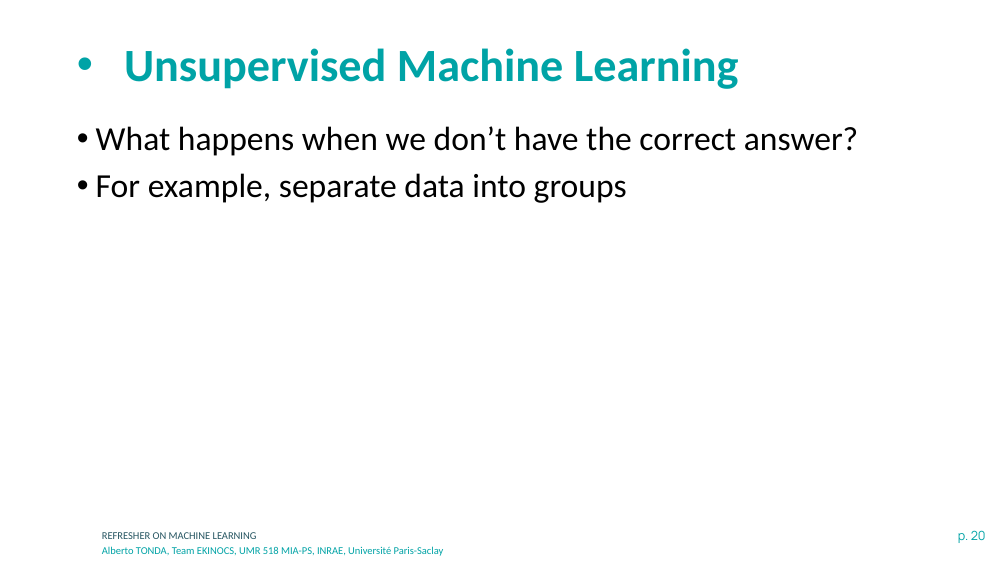
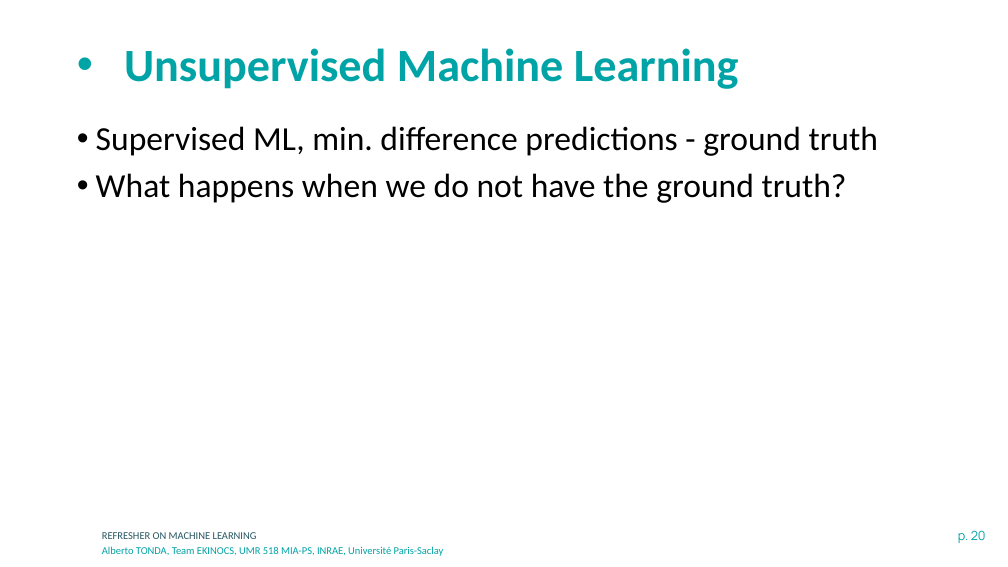
Before and after one commit to albertotonda/teaching, a slide deck: slide 20 of deep-learning-in-practice-with-pytorch/0-machine-learning.pptx. Drawn at 1008x567 pixels with LibreOffice and Linux fonts; fonts in the diff are those of the drawing; background and template pictures are left out. Boxes give left, top, right and bottom in pixels: in the first picture for what was removed or moved away, otherwise in the second. Text is boxed around its words. In the diff, an @@ line names an element or a change of style, - is before the commit and + after.

```diff
--- a/deep-learning-in-practice-with-pytorch/0-machine-learning.pptx
+++ b/deep-learning-in-practice-with-pytorch/0-machine-learning.pptx
@@ text at box(96, 126, 878, 203): text changed @@
-• What happens when we don’t have the correct answer?
-• For example, separate data into groups
+• Supervised ML, min. difference predictions - ground truth
+• What happens when we do not have the ground truth?
```
Also in this commit, not shown: 7 other slides changed, 8 slides added, 1 slide removed, 7 other files.
